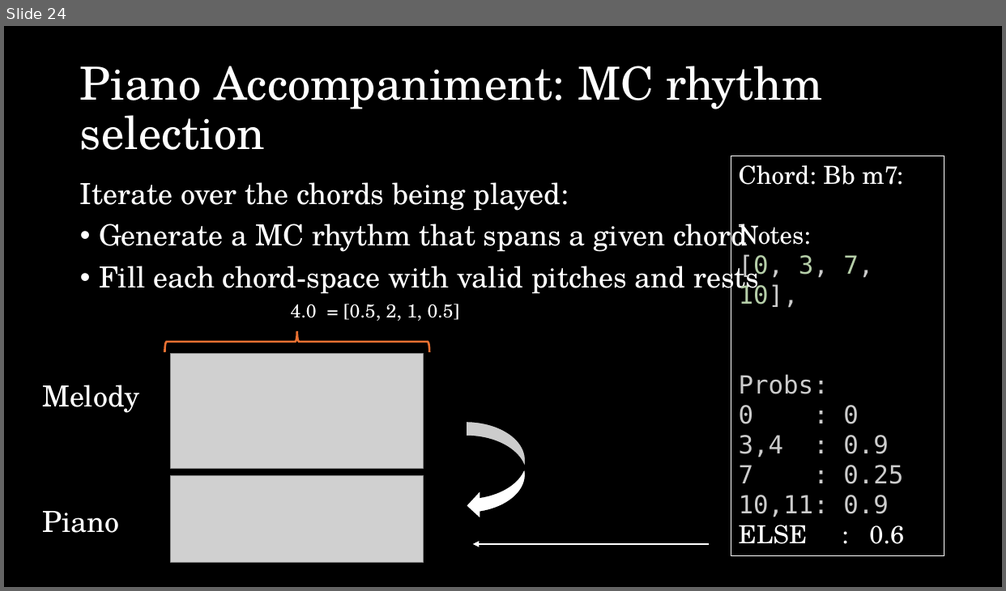
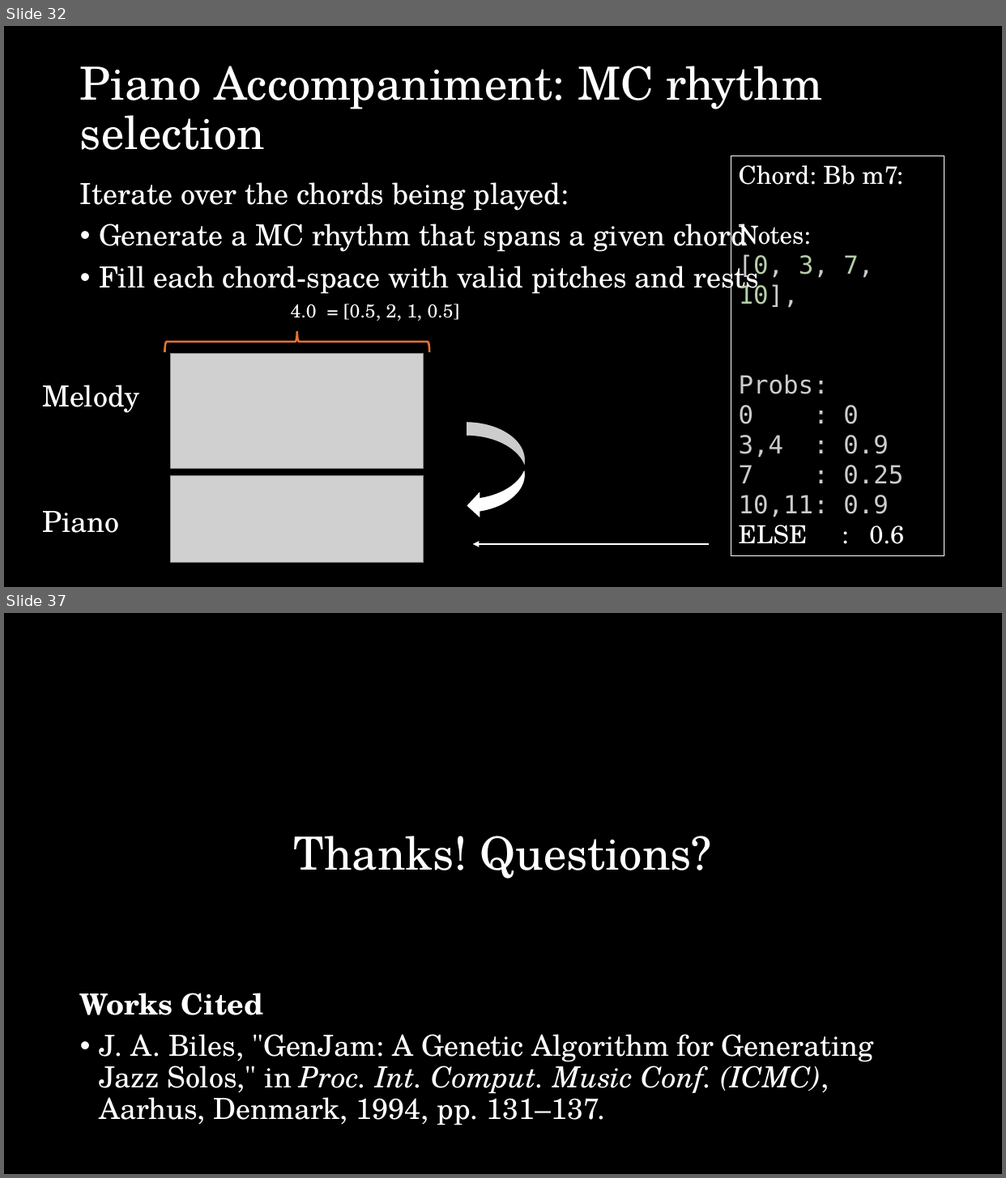
Before and after one commit to esharo02/150Final, a slide deck: CS150 final presentation.pptx. Shown one above the other, each under a label of ours: slide 24 before the commit, slides 32 and 37 after it; the slides between them are not shown. The pictures are 1006x591 and 1006x1178 pixels, drawn with LibreOffice and Linux fonts; fonts in the diff are those of the drawing; grey boxes stand for pictures. Boxes give left, top, right and bottom in pixels: in the first picture for what was removed or moved away, otherwise in the second. Text is boxed around its words. In the diff, an @@ line names an element or a change of style, - is before the commit and + after.

```diff
--- a/CS150 final presentation.pptx
+++ b/CS150 final presentation.pptx
@@ slide 37 added at (4, 613, 1002, 1174), background #000000 @@
@@ title added at (294, 836, 712, 879), 44 pt, text #FFFFFF @@
+Thanks! Questions?
@@ text added at (80, 993, 874, 1126), 28 pt, text #FFFFFF @@
+Works Cited
+• J. A. Biles, "GenJam: A Genetic Algorithm for Generating Jazz Solos," in Proc. Int. Comput. Music Conf. (ICMC), Aarhus, Denmark, 1994, pp. 131–137.
@@ what was slide 24 is now slide 32 @@
```
Also in this commit, not shown: 4 slides changed, 12 other slides added.
